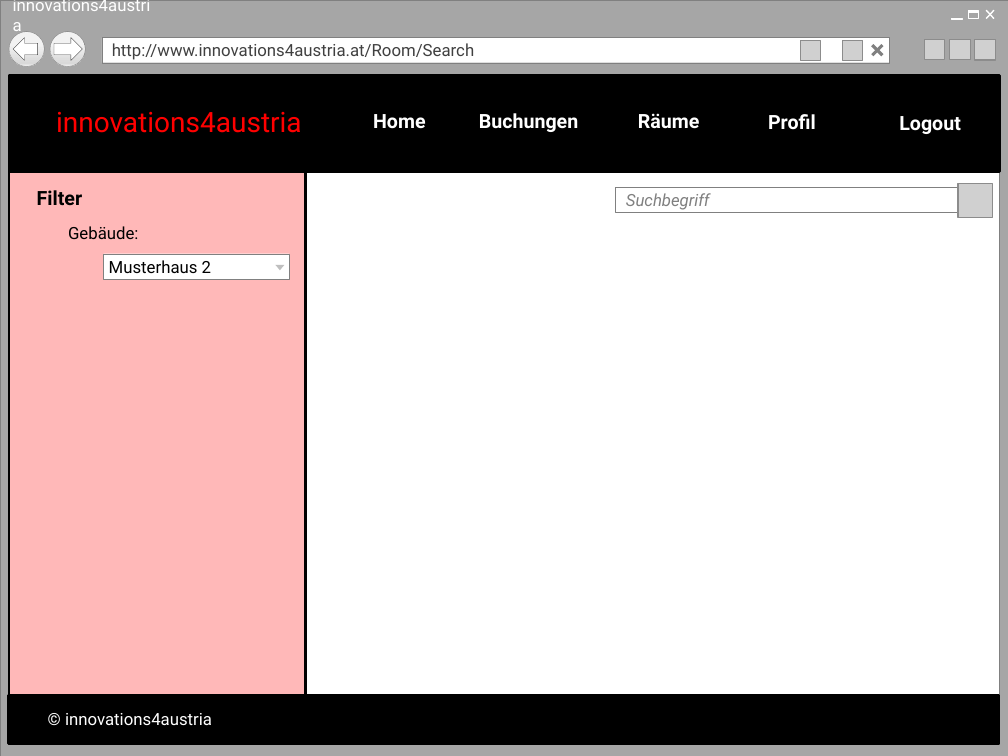
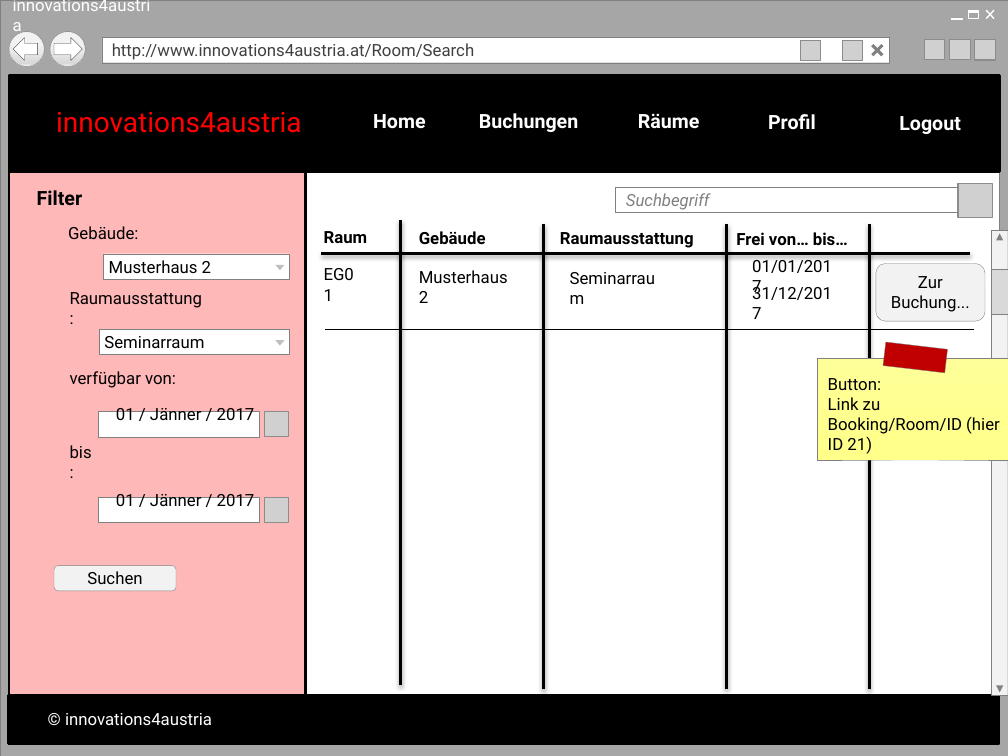
Before and after one commit to marcowurzenberger/ITIN20LAP, a slide deck: slide 4 of Mockup.pptx. Drawn at 1008x756 pixels with LibreOffice and Linux fonts; fonts in the diff are those of the drawing; grey boxes stand for pictures; background and template pictures are left out. Boxes give left, top, right and bottom in pixels: in the first picture for what was removed or moved away, otherwise in the second. Text is boxed around its words. In the diff, an @@ line names an element or a change of style, - is before the commit and + after.

```diff
--- a/Mockup.pptx
+++ b/Mockup.pptx
@@ text added at [324, 231, 368, 243], 12 pt, text #000000, bold @@
+Raum
@@ line added from (401, 221) to (401, 685), #000000 2 pt @@
@@ text added at [419, 231, 486, 244], 12 pt, text #000000, bold @@
+Gebäude
@@ line added from (543, 224) to (543, 689), #000000 2 pt @@
@@ text added at [560, 232, 694, 248], 12 pt, text #000000, bold @@
+Raumausstattung
@@ line added from (726, 224) to (726, 688), #000000 2 pt @@
@@ text added at [736, 232, 848, 245], 12 pt, text #000000, bold @@
+Frei von… bis…
@@ line added from (869, 224) to (869, 689), #000000 2 pt @@
@@ line added from (971, 254) to (322, 254), #000000 2 pt @@
@@ text added at [752, 257, 832, 273], 12 pt, text #000000 @@
+01/01/2017
@@ rounded rectangle added at [876, 263, 985, 321], fill #F2F2F2, outline #808080 0.25 pt, 12 pt, text #000000 @@
+Zur Buchung...
@@ text added at [70, 292, 203, 308], 12 pt, text #000000 @@
+Raumausstattung:
@@ text added at [313, 272, 373, 297], 12 pt, text #000000 @@
+EG01
@@ text added at [419, 270, 508, 303], 12 pt, text #000000 @@
+Musterhaus 2
@@ text added at [559, 275, 679, 300], 12 pt, text #000000 @@
+Seminarraum
@@ text added at [752, 284, 832, 300], 12 pt, text #000000 @@
+31/12/2017
@@ rectangle added at [100, 329, 289, 354], fill #FFFFFF, outline #808080 0.25 pt, 12 pt, text #000000 @@
+Seminarraum
@@ triangle added at [275, 340, 284, 345], fill #BFBFBF @@
@@ line added from (974, 330) to (325, 330), #000000 0.75 pt @@
@@ rectangle added at [817, 358, 1008, 460], fill gradient #FFFF99 to #FFFF89, outline #808080 0.25 pt, 12 pt, text #000000 @@
+Button:
+Link zu Booking/Room/ID (hier ID 21)
@@ rectangle added at [883, 342, 948, 373], fill #C00000, outline #808080 0.25 pt @@
@@ text added at [70, 371, 176, 388], 12 pt, text #000000 @@
+verfügbar von:
@@ rectangle added at [99, 411, 259, 436], fill #FFFFFF, outline #808080 0.25 pt, 12 pt, text #000000 @@
+01 / Jänner / 2017
@@ picture added at [264, 411, 289, 436] @@
@@ text added at [70, 445, 92, 458], 12 pt, text #000000 @@
+bis:
@@ rectangle added at [99, 497, 259, 522], fill #FFFFFF, outline #808080 0.25 pt, 12 pt, text #000000 @@
+01 / Jänner / 2017
@@ picture added at [264, 497, 289, 522] @@
@@ rounded rectangle added at [54, 565, 176, 591], fill #F2F2F2, outline #808080 0.25 pt, 12 pt, text #000000 @@
+Suchen
@@ group added at [992, 230, 1008, 695]: 2 rectangles, 2 triangles @@
```
Also in this commit, not shown: 2 other slides changed, 1 slide added.
